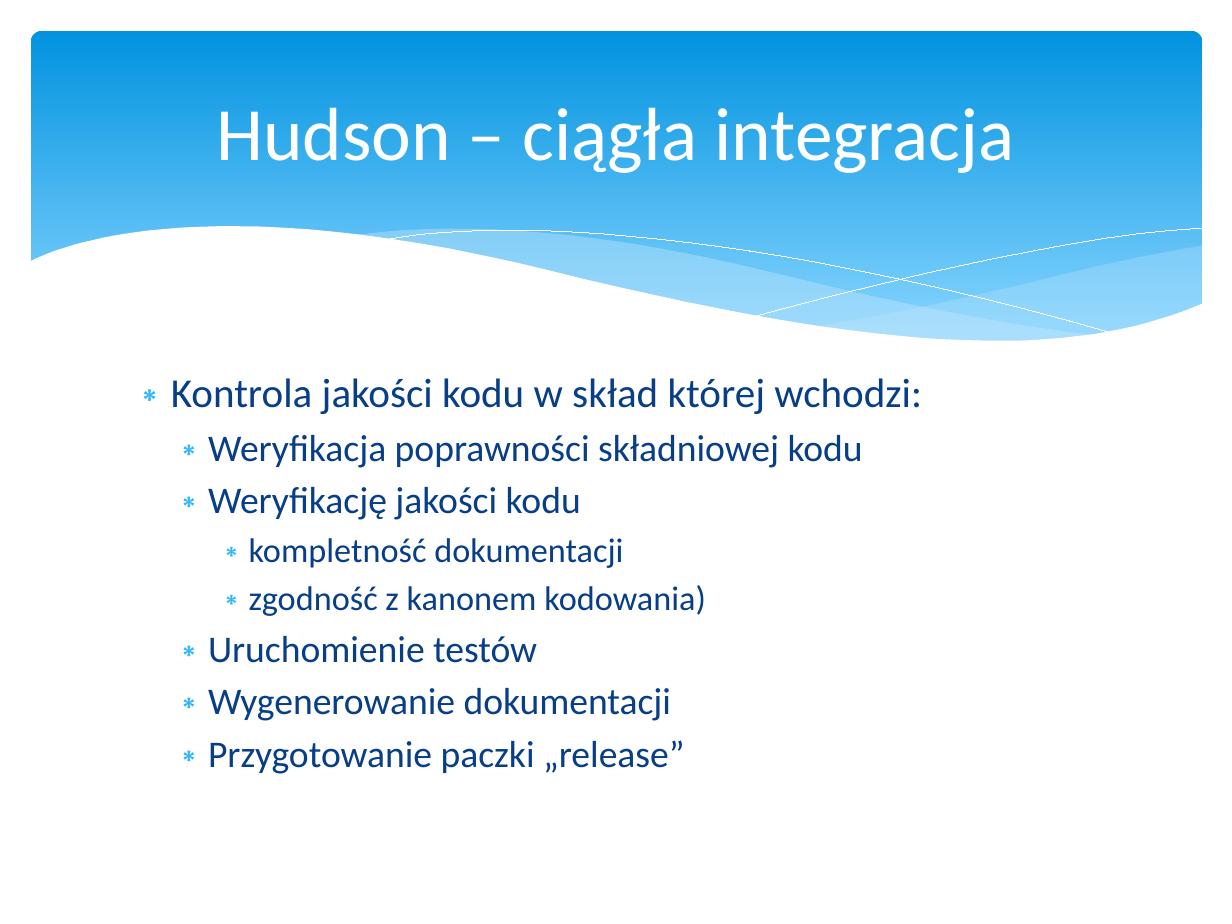
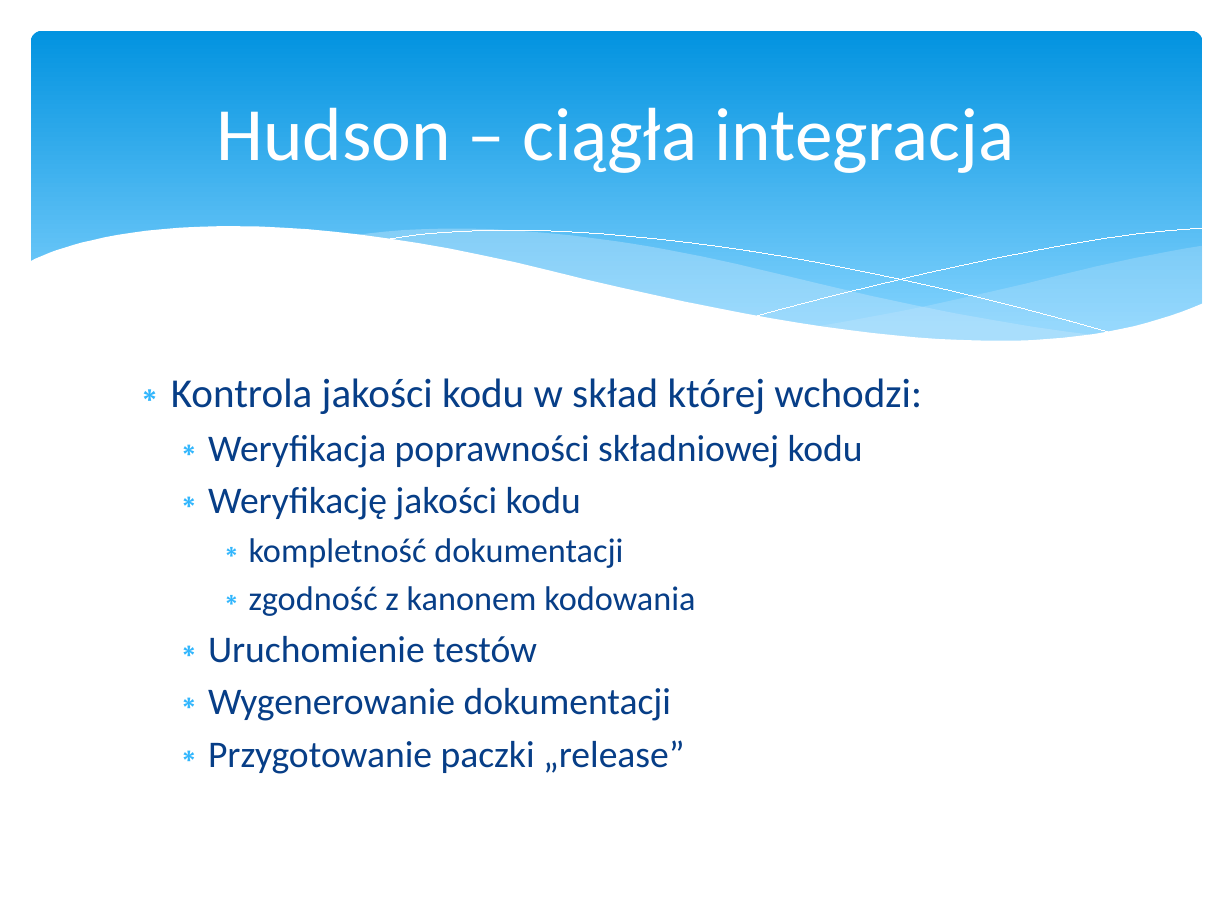
Before and after one commit to psla/Nomad, a slide deck: slide 25 of DiplomaSeminar/Presentation/Nomad.pptx. Drawn at 1232x924 pixels with LibreOffice and Linux fonts; fonts in the diff are those of the drawing. Boxes give left, top, right and bottom in pixels: in the first picture for what was removed or moved away, otherwise in the second. Text is boxed around its words. In the diff, an @@ line names an element or a change of style, - is before the commit and + after.

```diff
--- a/DiplomaSeminar/Presentation/Nomad.pptx
+++ b/DiplomaSeminar/Presentation/Nomad.pptx
@@ text at (249,586,695,616): text changed @@
-    ∗ zgodność z kanonem kodowania)
+    ∗ zgodność z kanonem kodowania
```
Also in this commit, not shown: 9 other slides changed, 4 other files.
